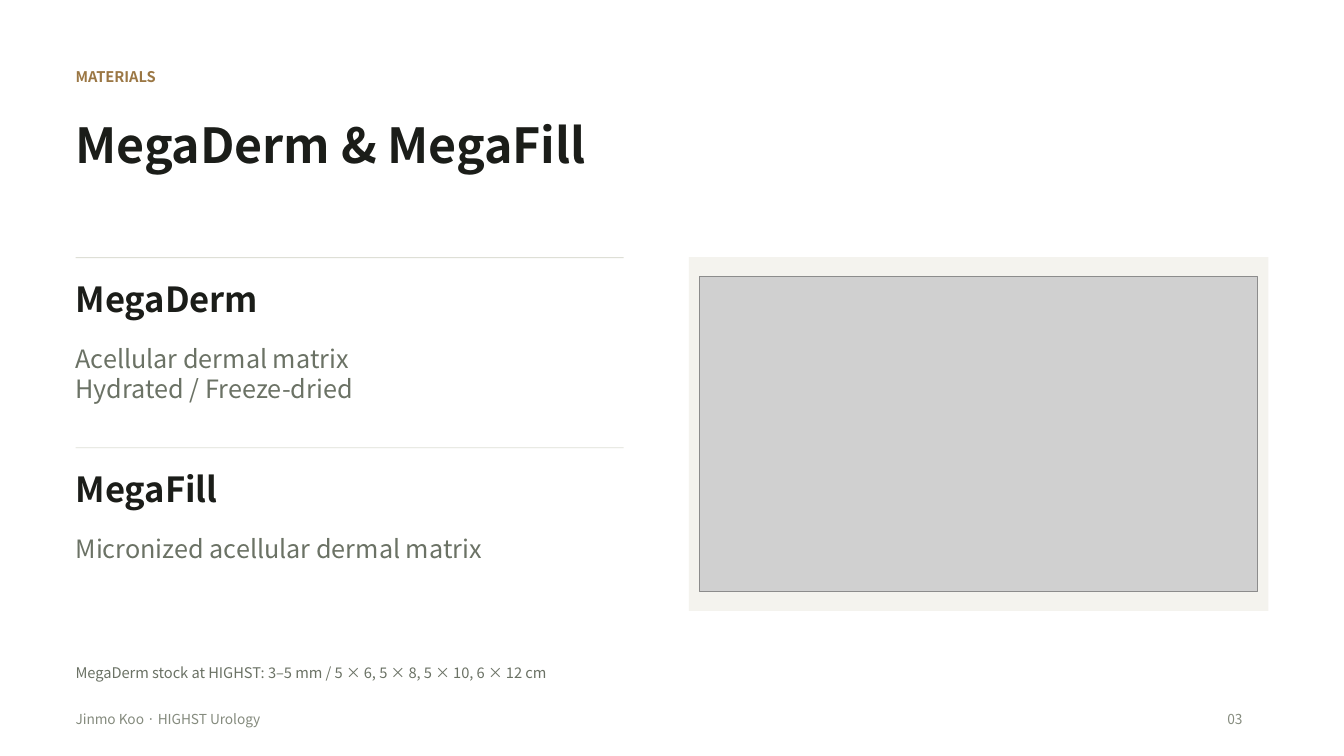
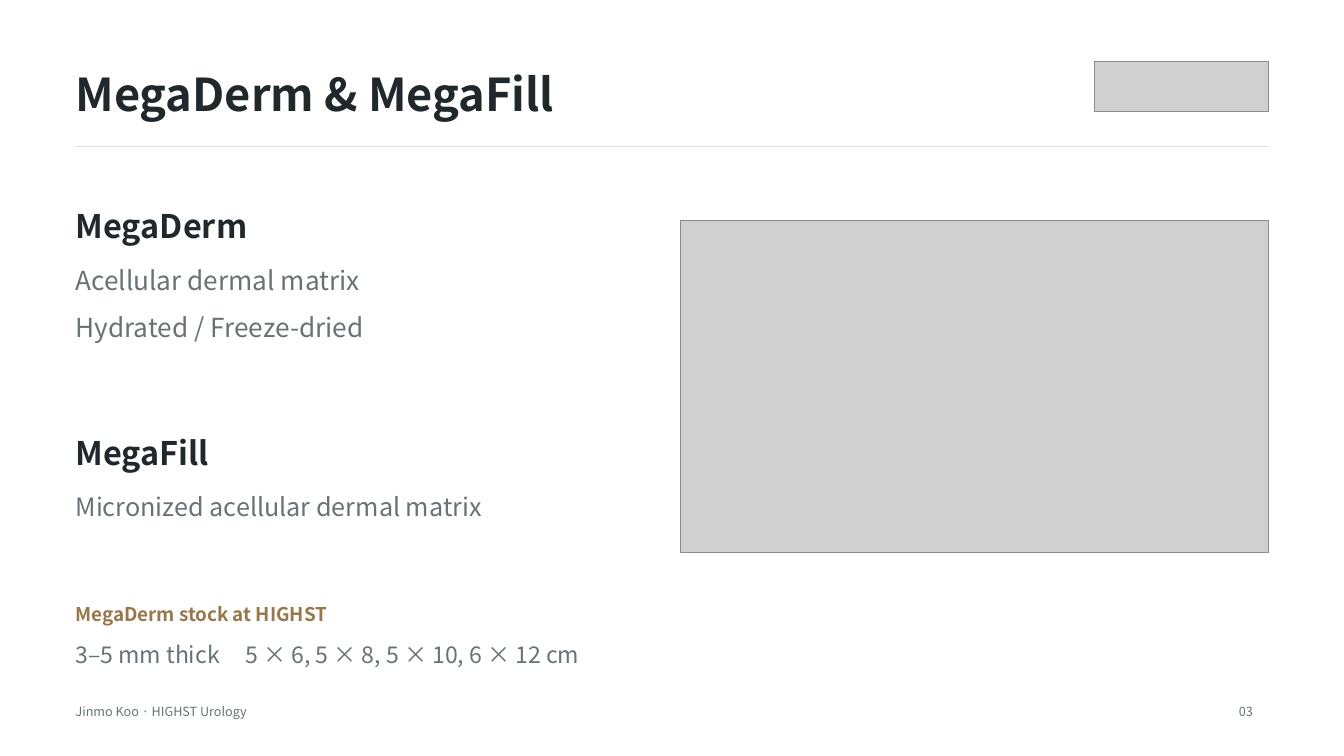
Before and after one commit to notoow/vietnam-urology-webinar, a slide deck: slide 3 of downloads/highst-perioperative-webinar.pptx. Drawn at 1344x756 pixels with LibreOffice and Linux fonts; fonts in the diff are those of the drawing; grey boxes stand for pictures. Boxes give left, top, right and bottom in pixels: in the first picture for what was removed or moved away, otherwise in the second. Text is boxed around its words. In the diff, an @@ line names an element or a change of style, - is before the commit and + after.

Commit message:
Apply approved conference design to the main webinar deck

```diff
--- a/downloads/highst-perioperative-webinar.pptx
+++ b/downloads/highst-perioperative-webinar.pptx
@@ text "MegaDerm & MegaFill": place and size @@
-text "MegaDerm & MegaFill" at (76,124,586,175)
+text "MegaDerm & MegaFill" at (76,74,554,122)
@@ text "MegaDerm & MegaFill" at (76,74,554,122): size 34.5 to 32.2 pt, text colour #1B1D19 to #20282C @@
@@ text removed at (76,71,156,82) @@
-MATERIALS
@@ picture added at (1095,62,1269,111) @@
@@ rectangle: place and size @@
-rectangle at (76,257,624,258)
+rectangle at (76,146,1268,147)
@@ rectangle at (76,146,1268,147): fill #DEDFD6 to #DDE1E2 @@
@@ text "MegaDerm" at (76,214,248,246): size 24.8 to 23.2 pt, text colour #1B1D19 to #20282C @@
@@ text "MegaDerm": place and size @@
-text "MegaDerm" at (76,286,259,321)
+text "MegaDerm" at (76,214,248,246)
@@ picture: place and size @@
-picture at (700,276,1258,592)
+picture at (681,221,1268,553)
@@ text "Acellular dermal matrix": place and size @@
-text "Acellular dermal matrix" at (76,348,352,404)
+text "Acellular dermal matrix" at (76,269,360,291)
@@ text "Acellular dermal matrix" at (76,269,360,291): size 18 to 18.8 pt, text colour #6B7265 to #697276 @@
@@ rectangle removed at (689,257,1268,611) @@
@@ text added at (76,316,364,343), 18.8 pt, text #697276 @@
+Hydrated / Freeze-dried
@@ text at (76,378,352,404): paragraph removed @@
-Hydrated / Freeze-dried
@@ text "MegaFill": place and size @@
-text "MegaFill" at (76,474,218,511)
+text "MegaFill" at (76,438,210,473)
@@ text "MegaFill" at (76,438,210,473): size 24.8 to 23.2 pt, text colour #1B1D19 to #20282C @@
@@ rectangle removed at (76,448,624,449) @@
@@ text "Micronized acellular dermal matrix": place and size @@
-text "Micronized acellular dermal matrix" at (76,538,482,559)
+text "Micronized acellular dermal matrix" at (76,496,482,517)
@@ text "Micronized acellular dermal matrix" at (76,496,482,517): text colour #6B7265 to #697276 @@
@@ text added at (76,606,327,626), 13.5 pt, text #98774B, bold @@
+MegaDerm stock at HIGHST
@@ text at (76,644,579,667): text changed; size 10.5 to 16.5 pt; text colour #6B7265 to #697276 @@
-MegaDerm stock at HIGHST: 3–5 mm / 5 × 6, 5 × 8, 5 × 10, 6 × 12 cm
+3–5 mm thick 5 × 6, 5 × 8, 5 × 10, 6 × 12 cm
@@ text "Jinmo Koo · HIGHST Urology" at (76,706,247,719): size 9.8 to 9 pt, text colour #858B7E to #697276 @@
@@ text "Jinmo Koo · HIGHST Urology": place and size @@
-text "Jinmo Koo · HIGHST Urology" at (76,713,260,728)
+text "Jinmo Koo · HIGHST Urology" at (76,706,247,719)
@@ text "03": place and size @@
-text "03" at (1227,714,1242,724)
+text "03" at (1239,706,1253,716)
@@ text "03" at (1239,706,1253,716): size 9.8 to 9 pt, text colour #858B7E to #697276 @@
```
Also in this commit, not shown: 12 other slides changed, 2 slides removed, 11 other files.
